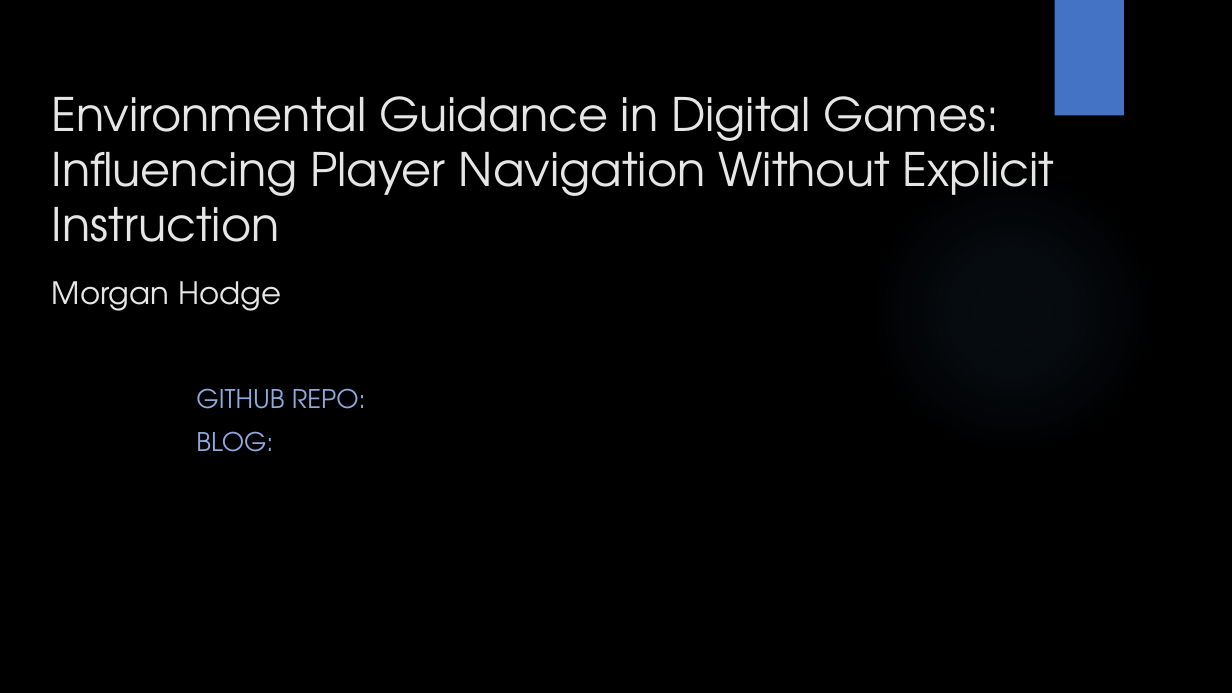
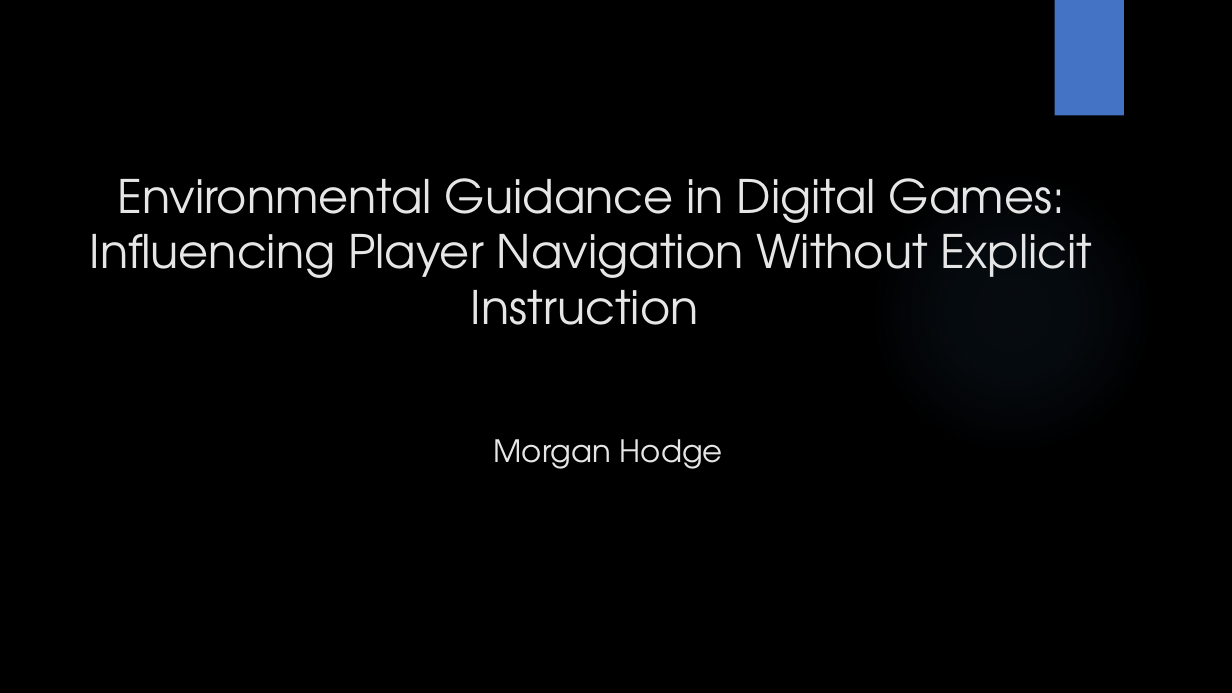
Before and after one commit to Mdot5596/MA-Dissertation, a slide deck: slide 1 of Project Proposal/GAM708 Proposal Presentation.pptx. Drawn at 1232x693 pixels with LibreOffice and Linux fonts; fonts in the diff are those of the drawing; background and template pictures are left out. Boxes give left, top, right and bottom in pixels: in the first picture for what was removed or moved away, otherwise in the second. Text is boxed around its words. In the diff, an @@ line names an element or a change of style, - is before the commit and + after.

```diff
--- a/Project Proposal/GAM708 Proposal Presentation.pptx
+++ b/Project Proposal/GAM708 Proposal Presentation.pptx
@@ title "Environmental Guidance in Digital Games: ...": place and size @@
-title "Environmental Guidance in Digital Games: ..." at <box>52,96,1055,242</box>
+title "Environmental Guidance in Digital Games: ..." at <box>90,178,1093,325</box>
@@ title "Environmental Guidance in Digital Games: ..." at <box>90,178,1093,325</box>: alignment left to centre @@
@@ subtitle removed at <box>196,388,366,452</box> @@
-GITHUB REPO:
-BLOG:
@@ text "Morgan Hodge": place and size @@
-text "Morgan Hodge" at <box>52,281,281,311</box>
+text "Morgan Hodge" at <box>494,439,723,469</box>
```
Also in this commit, not shown: 1 other slide changed, 5 slides added, 6 slides removed, 2 other files.
